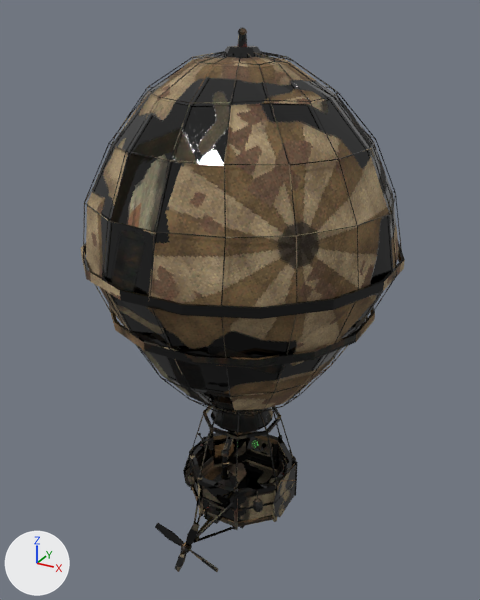
The Blender file Content/Assets/Balloon/Balloon.blend as it was, and as the next commit left it.
The view is the same before and after, from a camera (50 mm lens) standing at (6.72, -12.32, 11.67) and looking at (-0.06, 0.0, 5.51). Every picture has the same lights, and +X, +Y and +Z are marked at lower left. The first picture is the older version.

Script lines for the objects in view, before the commit:
```python
me_sk_balloon = bpy.data.meshes.new('SK_Balloon')
me_sk_balloon.from_pydata(...)  # 4694 vertices, 4321 faces; spans x -3.46..3.5, y -3.47..3.46, z -0.51..11.33
# faces by material slot: [4288, 32, 1]
me_sk_balloon.materials.append(mat_m_balloon)
me_sk_balloon.materials.append(mat_m_glow)
me_sk_balloon.materials.append(mat_m_display)
ob_sk_balloon = bpy.data.objects.new('SK_Balloon', me_sk_balloon)
ob_sk_balloon.location = (0.0, 0.0, 0.0)
```
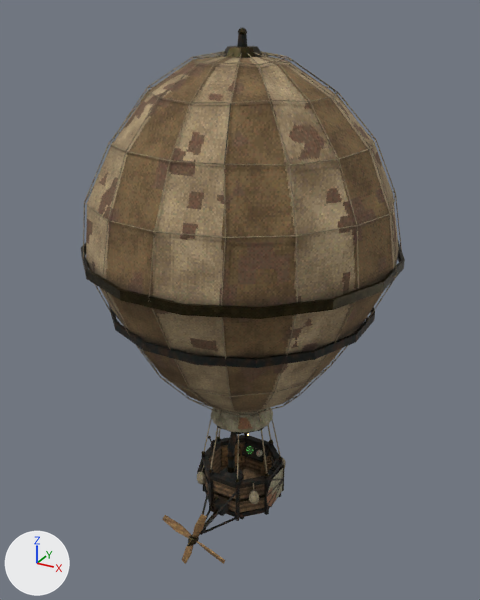
Where the change shows, as pixel boxes [x1, y1, x2, y2] in the pictures (480 x 600 px; the box of a moved part takes in the faces that stretch with it):
'SK_Balloon', reshaped: before [81, 27, 405, 572]; after [81, 27, 405, 564]
part 1 of me_sk_balloon, moved or reshaped (not visible afterwards): before [277, 447, 287, 472]
part 2 of me_sk_balloon, moved or reshaped: before [192, 486, 274, 527]; after [204, 486, 270, 517]
part 3 of me_sk_balloon, moved or reshaped: before [192, 473, 273, 511]; after [205, 474, 265, 502]
part 4 of me_sk_balloon, moved or reshaped: before [193, 437, 288, 527]; after [205, 442, 279, 518]
part 5 of me_sk_balloon, rebuilt (23% narrower, 19% shorter): before [190, 431, 295, 498]; after [202, 435, 283, 489]
part 6 of me_sk_balloon, deleted: before [155, 406, 298, 572]
part 7 of me_sk_balloon, reshaped: before [183, 406, 281, 552]; after [162, 407, 286, 564]
part 8 of me_sk_balloon, surface changed: [81, 27, 405, 433] in both

Edits to the bpy script that builds the scene:
```text
Add mat_m_warninglamp:
    mat_m_warninglamp = principled_material('M_WarningLamp')
    mat_m_warninglamp.texture = img_t_balloon_basecolor
    mat_m_warninglamp.roughness = 0.85
Change me_sk_balloon:
    used by ob_sk_balloon; location = (0.0, 0.0, 0.0)
    remove me_sk_balloon.from_pydata(...)  # 4694 vertices, 4321 faces; spans x -3.46..3.5, y -3.47..3.46, z -0.51..11.33
    add me_sk_balloon.from_pydata(...)  # 5262 vertices, 4719 faces; spans x -3.46..3.5, y -3.47..3.46, z -0.51..11.33
    me_sk_balloon part 1: the loose piece of 8 vertices spanning x 0.48..1.11, y 0.48..1.11, z 0.32..0.92 is scaled about its middle by (0.16, 0.16, 0.6), then moved by (-0.04, -0.41, 0.02)
    me_sk_balloon part 2: the loose piece of 32 vertices spanning x -1.23..1.23, y -1.23..1.23, z 0.04..0.15 is scaled about its middle by (0.75, 0.75, 1)
    me_sk_balloon part 3: the loose piece of 32 vertices spanning x -1.22..1.22, y -1.22..1.22, z 0.5..0.56 is scaled about its middle by (0.749, 0.749, 1)
    me_sk_balloon part 4: the loose piece of 32 vertices spanning x -1.2..1.2, y -1.2..1.2, z 0.0..1.0 is scaled about its middle by (0.744, 0.744, 1)
    me_sk_balloon part 5: the loose piece of 32 vertices spanning x -1.27..1.27, y -1.27..1.27, z 0.96..1.09 is rebuilt with 32 vertices and now spans x -0.97..0.97, y -0.97..0.97, z 0.96..1.09
    me_sk_balloon part 6: 224 loose pieces with 2842 vertices, spanning x -1.32..1.32, y -2.88..1.48, z -0.51..2.93, are deleted
    me_sk_balloon part 7: 4 vertices moved within x -0.07..0.07, y -0.21..-0.15, z 2.49..2.51; 162 vertices removed from x -0.91..0.91, y -2.72..1.13, z 0.18..2.44; 3284 vertices added at x -1.02..1.02, y -2.58..1.18, z -0.51..2.92
    me_sk_balloon part 8: 1794 kept faces spanning x -3.46..3.5, y -3.47..3.46, z 2.39..11.33 get new texture (UV) coordinates
    other edits to the shape of me_sk_balloon do not show in these pictures
    add me_sk_balloon.materials.append(mat_m_warninglamp)  # picture img_t_balloon_basecolor
```
